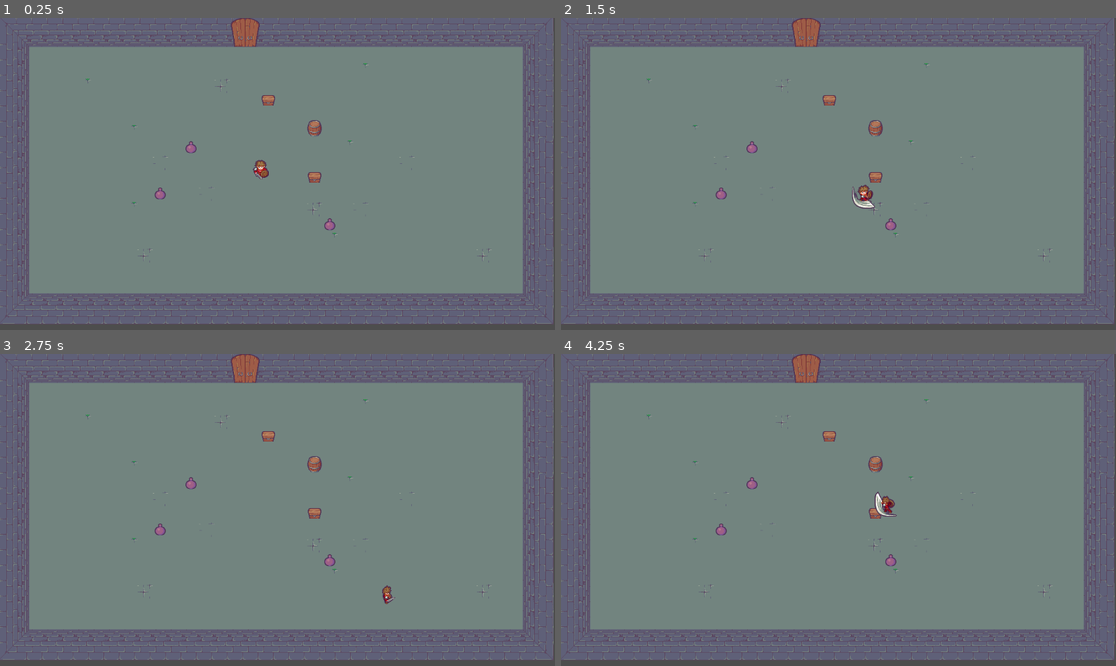
Above: before the commit, frames 1-4 (two rows, left to right).
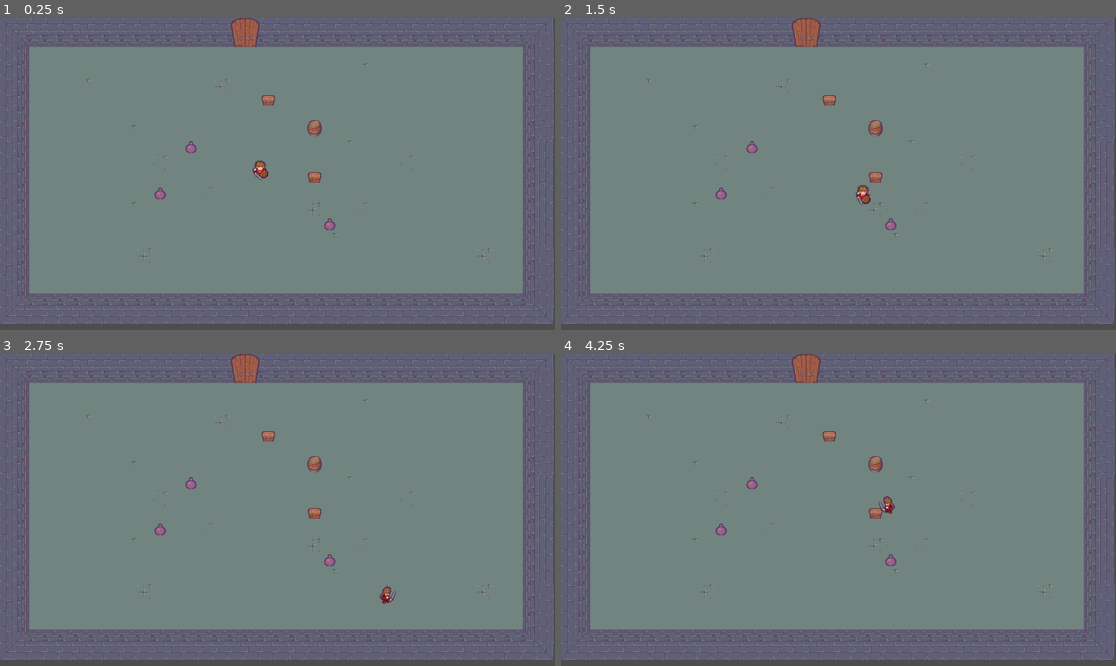
Above: after the commit, the same moments.

Repository: Cielight0/ZeldIsaac
Game: Godot game, scene res://Scenes/Levels/level.tscn
The game is run twice, just before and just after one commit, with the same random seed, the same clock (stepped at 60 frames per second) and the same inputs.
Inputs:
- Up to frame 1 (0.25 s): no input
- Up to frame 2 (1.5 s): tap Enter (ui_accept) at 0.5, 0.6, 0.77, 1.07, 1.35 s; hold Right (ui_right) 0.53-1.28 s; hold Down (ui_down) from 1.28 s (still down)
- Up to frame 3 (2.75 s): tap Enter (ui_accept) at 1.52, 1.82, 2.1 s; release Down (ui_down) at 2.03 s; hold Right (ui_right) from 2.03 s (still down)
- Up to frame 4 (4.25 s): release Right (ui_right) at 2.78 s; hold Up (ui_up) 2.78-3.53 s; tap Enter (ui_accept) at 2.85, 3.02, 3.32, 3.6, 3.77, 4.07 s; hold Left (ui_left) from 3.53 s (still down)

The runs differ from the first frame. In frame 1, less than 0.1% of the frame differs, in the area x 45-49%, y 45-52%; in frame 2, 0.2%, in the area x 52-57%, y 53-62%; in frame 3, less than 0.1%; in frame 4, 0.2%.

Commit message:
state machine

Diff:
--- a/Scenes/Characters/Character.gd
+++ b/Scenes/Characters/Character.gd
@@ -5,12 +5,11 @@
 @export var acceleration = 1
 @onready var animated_sprite = get_node("AnimatedPlayer")
 
-var moving_direction := Vector2.ZERO
-var facing_direction := Vector2.DOWN
-
-var is_attacking :bool = false
-var is_moving :bool = false
-var is_idleing :bool = true
+enum STATE {
+	IDLE,
+	MOVE,
+	ATTACK
+}
 
 var dir_dict : Dictionary = {
 	"Left": Vector2.LEFT,
@@ -19,6 +18,27 @@
 	"Down": Vector2.DOWN
 }
 
+signal state_changed
+signal facing_direction_changed
+
+### ACCESSORS###
+@export var state : int = STATE.IDLE:
+	set(value):
+		if value != state:
+			state = value
+			print("state changed")
+			emit_signal("state_changed")
+	get:
+		return state
+
+@export var facing_direction := Vector2.DOWN:
+	set(value):
+		if value !=facing_direction:
+			facing_direction = value
+			print("facing direction changed")
+			emit_signal("facing_direction_changed")
+	get:
+		return facing_direction
 func get_input():
 	var input = Vector2()
 	#bool isAttacking = false
@@ -31,8 +51,7 @@
 	if Input.is_action_pressed('ui_up'):
 		input.y-= 1
 	if Input.is_action_just_pressed('ui_accept'):
-		is_attacking = true
-		print("attack")
+		state = STATE.ATTACK
 	return input
 
 func _find_dir_name(dir: Vector2) -> String:
@@ -40,7 +59,6 @@
 	var dir_index = dir_values_array.find(dir)
 	if dir_index ==-1:
 		return ""
-
 	var dir_keys_array = dir_dict.keys()
 	var dir_keys = dir_keys_array[dir_index]
 
@@ -50,22 +68,11 @@
 	var moving_direction = get_input()
 	if moving_direction != Vector2.ZERO:
 		facing_direction = moving_direction
+		state = STATE.MOVE
 
-	var dir_name = _find_dir_name(facing_direction)
-	#Attack animations
-	if is_attacking == true:
-		is_idleing = false
-		animated_sprite.play("Attack"+dir_name)
-	#Idle animation
-	else:
-		if moving_direction == Vector2.ZERO:
-			is_idleing = true
-			animated_sprite.stop()
-		else:
-			is_moving= true
-			animated_sprite.play("Move"+dir_name)
+	if moving_direction == Vector2.ZERO and state != STATE.ATTACK:
+		state = STATE.IDLE
 
-	#moves animation
 	if moving_direction.length() > 0:
 		velocity = velocity.lerp(moving_direction.normalized() * speed, acceleration)
 	else:
@@ -73,7 +80,24 @@
 
 	move_and_slide()
 
+func update_animation():
+	var dir_name = _find_dir_name(facing_direction)
+	var state_name=""
+
+	match(state):
+		STATE.IDLE: state_name = "Idle"
+		STATE.MOVE : state_name = "Move"
+		STATE.ATTACK : state_name = "Attack"
+	animated_sprite.play(state_name+dir_name)
+
+	print("Animation update !")
+
 func _on_animated_player_animation_finished():
 	if "Attack".is_subsequence_of(animated_sprite.get_animation()):
-		is_attacking=false
-		print("attackfinish")
+		state=STATE.IDLE
+
+func _on_state_changed():
+	update_animation()
+
+func _on_direction_changed():
+	update_animation()
--- a/Scenes/Characters/character.tscn
+++ b/Scenes/Characters/character.tscn
@@ -66,6 +66,22 @@
 [sub_resource type="AtlasTexture" id="AtlasTexture_ejgjr"]
 atlas = ExtResource("2_t4wer")
 region = Rect2(448, 64, 64, 64)
+
+[sub_resource type="AtlasTexture" id="AtlasTexture_ks5jl"]
+atlas = ExtResource("2_t4wer")
+region = Rect2(0, 0, 64, 64)
+
+[sub_resource type="AtlasTexture" id="AtlasTexture_02jjn"]
+atlas = ExtResource("2_t4wer")
+region = Rect2(0, 192, 64, 64)
+
+[sub_resource type="AtlasTexture" id="AtlasTexture_ut44d"]
+atlas = ExtResource("2_t4wer")
+region = Rect2(0, 128, 64, 64)
+
+[sub_resource type="AtlasTexture" id="AtlasTexture_gmfct"]
+atlas = ExtResource("2_t4wer")
+region = Rect2(0, 64, 64, 64)
 
 [sub_resource type="AtlasTexture" id="AtlasTexture_ui3w4"]
 atlas = ExtResource("2_t4wer")
@@ -203,6 +219,38 @@
 }, {
 "frames": [{
 "duration": 1.0,
+"texture": SubResource("AtlasTexture_ks5jl")
+}],
+"loop": true,
+"name": &"IdleDown",
+"speed": 5.0
+}, {
+"frames": [{
+"duration": 1.0,
+"texture": SubResource("AtlasTexture_02jjn")
+}],
+"loop": true,
+"name": &"IdleLeft",
+"speed": 5.0
+}, {
+"frames": [{
+"duration": 1.0,
+"texture": SubResource("AtlasTexture_ut44d")
+}],
+"loop": true,
+"name": &"IdleRight",
+"speed": 5.0
+}, {
+"frames": [{
+"duration": 1.0,
+"texture": SubResource("AtlasTexture_gmfct")
+}],
+"loop": true,
+"name": &"IdleUp",
+"speed": 5.0
+}, {
+"frames": [{
+"duration": 1.0,
 "texture": SubResource("AtlasTexture_ui3w4")
 }, {
 "duration": 1.0,
@@ -273,16 +321,17 @@
 [sub_resource type="CapsuleShape2D" id="CapsuleShape2D_n7k3u"]
 
 [node name="Character" type="CharacterBody2D"]
-position = Vector2(541, 316)
+position = Vector2(540, 317)
 script = ExtResource("1_rwfvd")
 
 [node name="AnimatedPlayer" type="AnimatedSprite2D" parent="."]
 sprite_frames = SubResource("SpriteFrames_675jy")
-animation = &"AttackDown"
+animation = &"IdleDown"
 
 [node name="CollisionShape2D" type="CollisionShape2D" parent="."]
 shape = SubResource("CapsuleShape2D_n7k3u")
 one_way_collision_margin = 0.0
 debug_color = Color(0.866667, 0, 0.858824, 0.419608)
 
+[connection signal="state_changed" from="." to="." method="_on_state_changed"]
 [connection signal="animation_finished" from="AnimatedPlayer" to="." method="_on_animated_player_animation_finished"]
Not shown: 1 places in Scenes/Characters/character.tscn that only renumber resources
